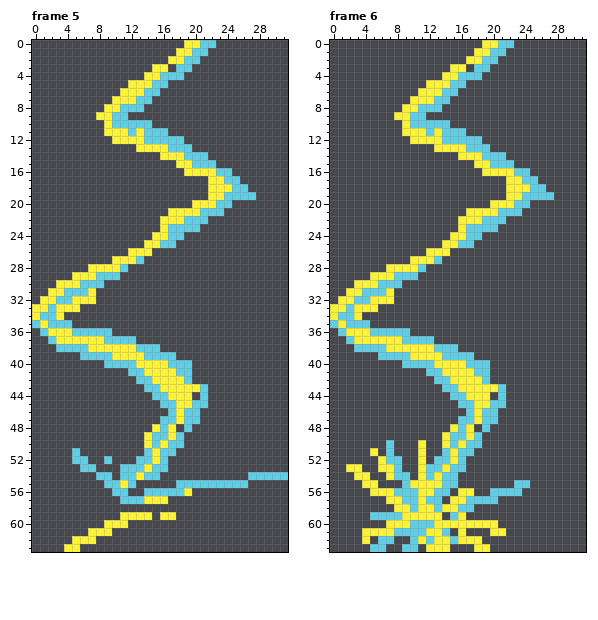
Two versions of one pixel-art file, assets/raw/boss_lightning.ase. The first picture shows the starting point.
32x64 pixels, 6 frames. Shown: frame 5, frame 6.
Now the later version:
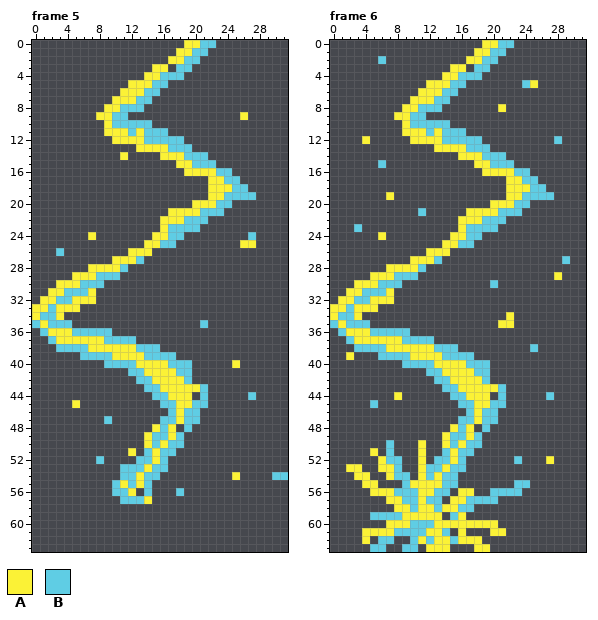
Palette (. is transparent): A #fbf236  B #5fcde4
Edits made:
--- frame 5
@@ x 24..28 @@
  8 .....
- 9 .....
+ 9 ..A..
 10 .....
@@ x 9..13 @@
 13 ....A
-14 .....
+14 ..A..
 15 .....
@@ x 0..31 @@
 23 ................ABBBB...........
-24 ...............AABB.............
-25 ..............AABB..............
-26 ............AAA.................
+24 .......A.......AABB........B....
+25 ..............AABB........AA....
+26 ...B........AAA.................
 27 ..........AAAB..................
@@ x 19..23 @@
 34 .....
-35 .....
+35 ..B..
 36 .....
@@ x 23..27 @@
 39 .....
-40 .....
+40 ..A..
 41 .....
@@ x 0..31 @@
 43 ..............BBAAAAAB..........
-44 ...............BBAAA.B..........
-45 ................BBAABB..........
+44 ...............BBAAA.B.....B....
+45 .....A..........BBAABB..........
 46 .................BABB...........
-47 ................BBABB...........
+47 .........B......BBABB...........
 48 ...............ABA.B............
@@ x 0..31 @@
 50 ..............ABABB.............
-51 .....B........BABB..............
-52 .....BB..B...BBAB...............
-53 ......BB...BBBABB...............
-54 ........BB.BBABB...........BBBBB
-55 .........BBAB.....BBBBBBBBB.....
-56 ..........BB..BBBBBA............
-57 ...........BBBAAA...............
+51 ............A.BABB..............
+52 ........B....BBAB...............
+53 ...........BBBABB...............
+54 ...........BBABB.........A....BB
+55 ..........BABAB.................
+56 ..........BBA.B...B.............
+57 ...........BBBA.................
 58 ................................
-59 ...........AAAA.AA..............
-60 .........AAA....................
-61 .......AAA......................
-62 .....AAA........................
-63 ....AA..........................
+59 ................................
+60 ................................
+61 ................................
+62 ................................
+63 ................................
--- frame 6
@@ x 0..31 @@
  1 ..................AABB..........
- 2 .................AABB...........
+ 2 ......B..........AABB...........
  3 ...............AA.BB............
  4 ..............AABBB.............
- 5 ............AAABB...............
+ 5 ............AAABB.......BA......
  6 ...........AAABB................
  7 ..........AAABB.................
- 8 .........AABBB..................
+ 8 .........AABBB.......A..........
  9 ........AABB....................
@@ x 0..31 @@
 11 .........AAABABBB...............
-12 ..........AAAABBBBB.............
+12 ....A.....AAAABBBBB.........B...
 13 .............AAAABBB............
 14 ................AAABBB..........
-15 ..................AABBB.........
+15 ......B...........AABBB.........
 16 ...................AAAABB.......
@@ x 0..31 @@
 18 ......................AAABB.....
-19 ......................AABBBB....
+19 .......A..............AABBBB....
 20 ....................AAABB.......
-21 .................AAAABBB........
+21 ...........B.....AAAABBB........
 22 ................AAABBB..........
-23 ................ABBBB...........
-24 ...............AABB.............
+23 ...B............ABBBB...........
+24 ......A........AABB.............
 25 ..............AABB..............
 26 ............AAA.................
-27 ..........AAAB..................
+27 ..........AAAB...............B..
 28 .......AAAAB....................
-29 .....AAABBB.....................
-30 ...AAABBB.......................
+29 .....AAABBB.................A...
+30 ...AAABBB...........B...........
 31 ..AABBBA........................
@@ x 0..31 @@
 33 AABAAA..........................
-34 ABBA............................
-35 BABBB...........................
+34 ABBA..................A.........
+35 BABBB................AA.........
 36 .BAAABBBBB......................
 37 ..BAAAAAABBBB...................
-38 ...BBBBAAAAAABBB................
-39 ......BBBBAAAABBBB..............
+38 ...BBBBAAAAAABBB.........B......
+39 ..A...BBBBAAAABBBB..............
 40 .........BBBBAAAABBB............
@@ x 0..31 @@
 43 ..............BBAAAAAB..........
-44 ...............BBAAA.B..........
-45 ................BBAABB..........
+44 ........A......BBAAA.B.....B....
+45 .....B..........BBAABB..........
 46 .................BABB...........
@@ x 21..29 @@
 51 .........
-52 .........
+52 ..B...A..
 53 .........
